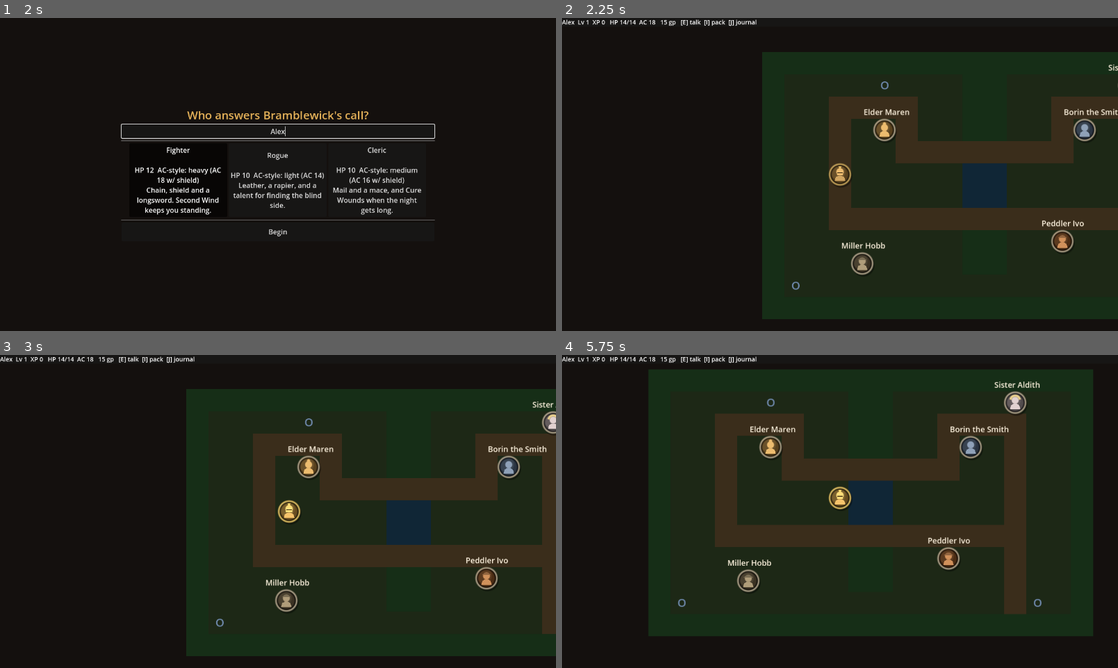
Above: before the commit, frames 1-4 (two rows, left to right).
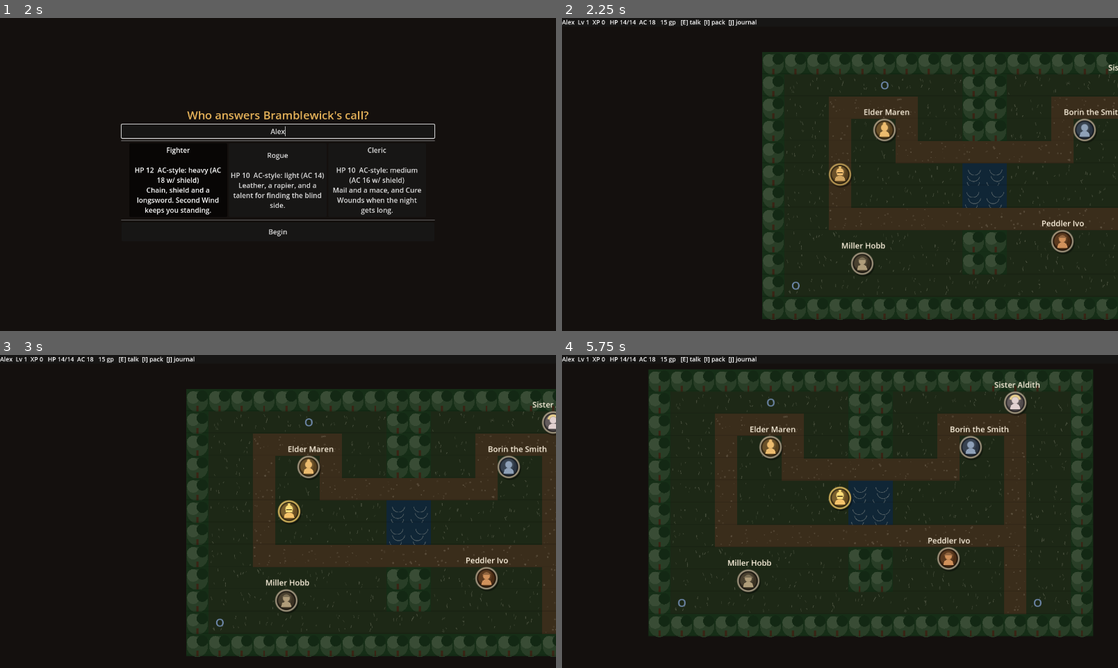
Above: after the commit, the same moments.

Repository: joshuaparris-max/bramblewick
Game: Godot game, scene res://scenes/main/main.tscn
The game is run twice, just before and just after one commit, with the same random seed, the same clock (stepped at 60 frames per second) and the same inputs.
Inputs (mouse positions are in pixels of both pictures, inside the frame that each line leads up to):
- Up to frame 1 (2 s): click "New Adventure" at 0.5 s; click (278, 130) at 1.27 s; type "Alex" at 1.35 s
- Up to frame 2 (2.25 s): click "Begin" at 2 s
- Up to frame 3 (3 s): tap Enter at 2.75 s; hold D (move_right) from 2.78 s (still down); hold E (interact) from 2.78 s (still down)
- Up to frame 4 (5.75 s): tap Space at 3.02, 3.77, 5.27 s; release D (move_right) at 3.53 s; release E (interact) at 3.53 s; hold S (move_down) 3.53-4.28 s; tap J (open_journal) at 3.6, 5.1 s; hold D (move_right) 4.28-5.03 s; hold E (interact) 4.28-5.03 s; hold W (move_up) from 5.03 s (still down)

Frame 1 is identical in both runs. In frame 2, 3.9% of the frame differs, in the area x 36-100%, y 11-97%; in frame 3, 4.1%; in frame 4, 5.2%, in the area x 15-95%, y 5-91%.

Commit message:
Add procedural terrain and combat audio

Diff:
--- a/scripts/audio/audio_manager.gd
+++ b/scripts/audio/audio_manager.gd
@@ -18,6 +18,16 @@
 	# "ui": "res://audio/ui_click.ogg",
 }
 
+const SYNTH_SFX := {
+	"hit": [92.0, 0.09, 0.42],
+	"crit": [180.0, 0.18, 0.55],
+	"miss": [55.0, 0.07, 0.18],
+	"heal": [440.0, 0.22, 0.24],
+	"poison": [125.0, 0.18, 0.22],
+	"victory": [660.0, 0.3, 0.28],
+	"ui": [330.0, 0.04, 0.14],
+}
+
 var _music := AudioStreamPlayer.new()
 var _sfx := AudioStreamPlayer.new()
 
@@ -35,7 +45,30 @@
 	_music.stop()
 
 func play_sfx(id: String) -> void:
-	if not SFX.has(id) or not ResourceLoader.exists(SFX[id]):
+	if SFX.has(id) and ResourceLoader.exists(SFX[id]):
+		_sfx.stream = load(SFX[id])
+	elif SYNTH_SFX.has(id):
+		_sfx.stream = _make_tone(SYNTH_SFX[id])
+	else:
 		return
-	_sfx.stream = load(SFX[id])
 	_sfx.play()
+
+func _make_tone(spec: Array) -> AudioStreamWAV:
+	var frequency := float(spec[0])
+	var duration := float(spec[1])
+	var volume := float(spec[2])
+	var mix_rate := 22050
+	var frames := int(duration * mix_rate)
+	var bytes := PackedByteArray()
+	bytes.resize(frames * 2)
+	for i in frames:
+		var t := float(i) / mix_rate
+		var envelope := pow(1.0 - float(i) / frames, 2.0)
+		var sample := sin(TAU * frequency * t) + 0.35 * sin(TAU * frequency * 1.5 * t)
+		bytes.encode_s16(i * 2, int(clampf(sample * envelope * volume, -1.0, 1.0) * 32767.0))
+	var wav := AudioStreamWAV.new()
+	wav.format = AudioStreamWAV.FORMAT_16_BITS
+	wav.mix_rate = mix_rate
+	wav.stereo = false
+	wav.data = bytes
+	return wav
--- a/scripts/combat/combat_scene.gd
+++ b/scripts/combat/combat_scene.gd
@@ -62,12 +62,15 @@
 		if r["crit"]:
 			dmg += Rules.roll_dice(GameState.weapon().get("damage", "1d2"))
 			_say("[color=#7fa05a]CRITICAL! d20(20) - %d damage![/color]" % dmg)
+			AudioManager.play_sfx("crit")
 		else:
 			_say("[color=#7fa05a]d20(%d)%+d = %d vs AC %d - hit for %d.[/color]"
 				% [r["raw"], GameState.attack_bonus(), r["total"], int(m["ac"]), dmg])
 		m_hp -= dmg
+		if not r["crit"]: AudioManager.play_sfx("hit")
 		_impact(_foe_token, Color("c4553d"))
 	else:
+		AudioManager.play_sfx("miss")
 		_say("[color=#c4553d]d20(%d)%+d = %d vs AC %d - miss.[/color]"
 			% [r["raw"], GameState.attack_bonus(), r["total"], int(m["ac"])])
 	_after_player()
@@ -78,6 +81,7 @@
 			_ability_used = true
 			var h: int = Rules.roll_dice("1d10") + GameState.player["level"]
 			GameState.change_hp(h)
+			AudioManager.play_sfx("heal")
 			_say("[color=#7fa05a]Second Wind - +%d HP.[/color]" % h)
 		"sneak_attack":
 			_ability_used = true
@@ -93,6 +97,7 @@
 			GameState.player["slots"] -= 1
 			var h2: int = Rules.roll_dice("1d8+3")
 			GameState.change_hp(h2)
+			AudioManager.play_sfx("heal")
 			_say("[color=#7fa05a]Cure Wounds - +%d HP.[/color]" % h2)
 	_after_player()
 
@@ -130,6 +135,7 @@
 		var poison_damage := Rules.roll_dice("1d4")
 		GameState.change_hp(-poison_damage)
 		_poison_turns -= 1
+		AudioManager.play_sfx("poison")
 		_say("[color=#9aad68]Poison burns for %d damage.[/color]" % poison_damage)
 		_impact(_hero_token, Color("9aad68"))
 	if GameState.player["hp"] <= 0:
@@ -178,6 +184,7 @@
 
 func _victory() -> void:
 	_say("[color=#7fa05a]%s is defeated![/color]" % m["name"])
+	AudioManager.play_sfx("victory")
 	EventBus.monster_killed.emit(m["id"])
 	GameState.add_xp(int(m.get("xp", 0)))
 	if m.has("gold"):
--- /dev/null
+++ b/scripts/graphics/world_tile.gd
@@ -0,0 +1,54 @@
+class_name WorldTile
+extends Node2D
+## Procedural terrain tile. Deterministic detail keeps maps cohesive without
+## external textures and can later be replaced by a TileMap atlas.
+
+const SIZE := 32.0
+var kind := "."
+var base := Color("1d2a19")
+var seed_value := 0
+
+static func create(tile_kind: String, color: Color, grid_pos: Vector2i) -> WorldTile:
+	var tile := WorldTile.new()
+	tile.kind = tile_kind
+	tile.base = color
+	tile.seed_value = grid_pos.x * 92821 + grid_pos.y * 68917
+	tile.position = Vector2(grid_pos) * SIZE
+	return tile
+
+func _draw() -> void:
+	draw_rect(Rect2(Vector2.ZERO, Vector2(SIZE, SIZE)), base)
+	var rng := RandomNumberGenerator.new()
+	rng.seed = seed_value
+	match kind:
+		"#":
+			draw_circle(Vector2(16, 18), 15, base.lightened(0.08))
+			draw_circle(Vector2(10, 12), 9, base.lightened(0.15))
+			draw_circle(Vector2(23, 10), 8, base.darkened(0.12))
+			draw_line(Vector2(16, 24), Vector2(16, 32), Color("3a2618"), 3)
+		".":
+			for i in 5:
+				var p := Vector2(rng.randf_range(3, 29), rng.randf_range(5, 30))
+				draw_line(p, p + Vector2(rng.randf_range(-2, 2), -rng.randf_range(2, 5)),
+					base.lightened(rng.randf_range(0.08, 0.2)), 1)
+		",":
+			for i in 7:
+				var p := Vector2(rng.randf_range(2, 30), rng.randf_range(2, 30))
+				draw_circle(p, rng.randf_range(0.6, 1.5), base.lightened(rng.randf_range(0.05, 0.16)))
+		"~":
+			for y in [8.0, 17.0, 26.0]:
+				var offset := rng.randf_range(-4, 3)
+				draw_arc(Vector2(16 + offset, y), 9, 0.15, PI - 0.15, 12, base.lightened(0.25), 1)
+		"^":
+			var rock := PackedVector2Array([Vector2(3, 28), Vector2(10, 8), Vector2(18, 3), Vector2(29, 28)])
+			draw_colored_polygon(rock, base.lightened(0.12))
+			draw_line(Vector2(18, 3), Vector2(15, 27), base.darkened(0.2), 1)
+		"=":
+			for y in [5.0, 16.0, 27.0]:
+				draw_line(Vector2(0, y), Vector2(32, y + rng.randf_range(-1, 1)), base.lightened(0.08), 1)
+		"W":
+			draw_rect(Rect2(1, 2, 30, 28), base.lightened(0.08))
+			for y in [10.0, 20.0]: draw_line(Vector2(1, y), Vector2(31, y), base.darkened(0.18), 1)
+			draw_line(Vector2(11, 2), Vector2(11, 10), base.darkened(0.18), 1)
+			draw_line(Vector2(22, 10), Vector2(22, 20), base.darkened(0.18), 1)
+	draw_line(Vector2(0, 31), Vector2(32, 31), Color(0, 0, 0, 0.12), 1)
--- a/scripts/maps/map_builder.gd
+++ b/scripts/maps/map_builder.gd
@@ -30,11 +30,8 @@
 		for x in row.length():
 			var ch := row[x]
 			var def: Dictionary = TILE_DEFS.get(ch, TILE_DEFS["."])
-			var rect := ColorRect.new()
-			rect.color = Color(def["color"])
-			rect.size = Vector2(TILE, TILE)
-			rect.position = Vector2(x * TILE, y * TILE)
-			parent.add_child(rect)
+			var tile := WorldTile.create(ch, Color(def["color"]), Vector2i(x, y))
+			parent.add_child(tile)
 			if def["solid"]:
 				var body := StaticBody2D.new()
 				var shape := CollisionShape2D.new()
@@ -42,7 +39,7 @@
 				rs.size = Vector2(TILE, TILE)
 				shape.shape = rs
 				body.add_child(shape)
-				body.position = rect.position + Vector2(TILE / 2.0, TILE / 2.0)
+				body.position = tile.position + Vector2(TILE / 2.0, TILE / 2.0)
 				parent.add_child(body)
 	for p in map_data.get("portals", []):
 		var portal: Area2D = load("res://scripts/maps/portal.gd").new()
Not shown, added: scripts/graphics/world_tile.gd.uid
